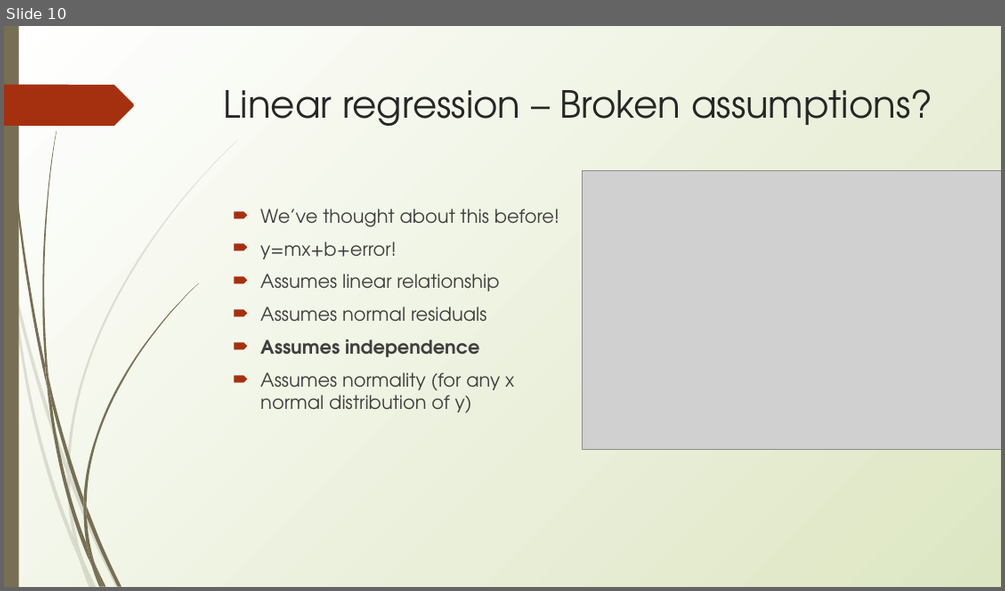
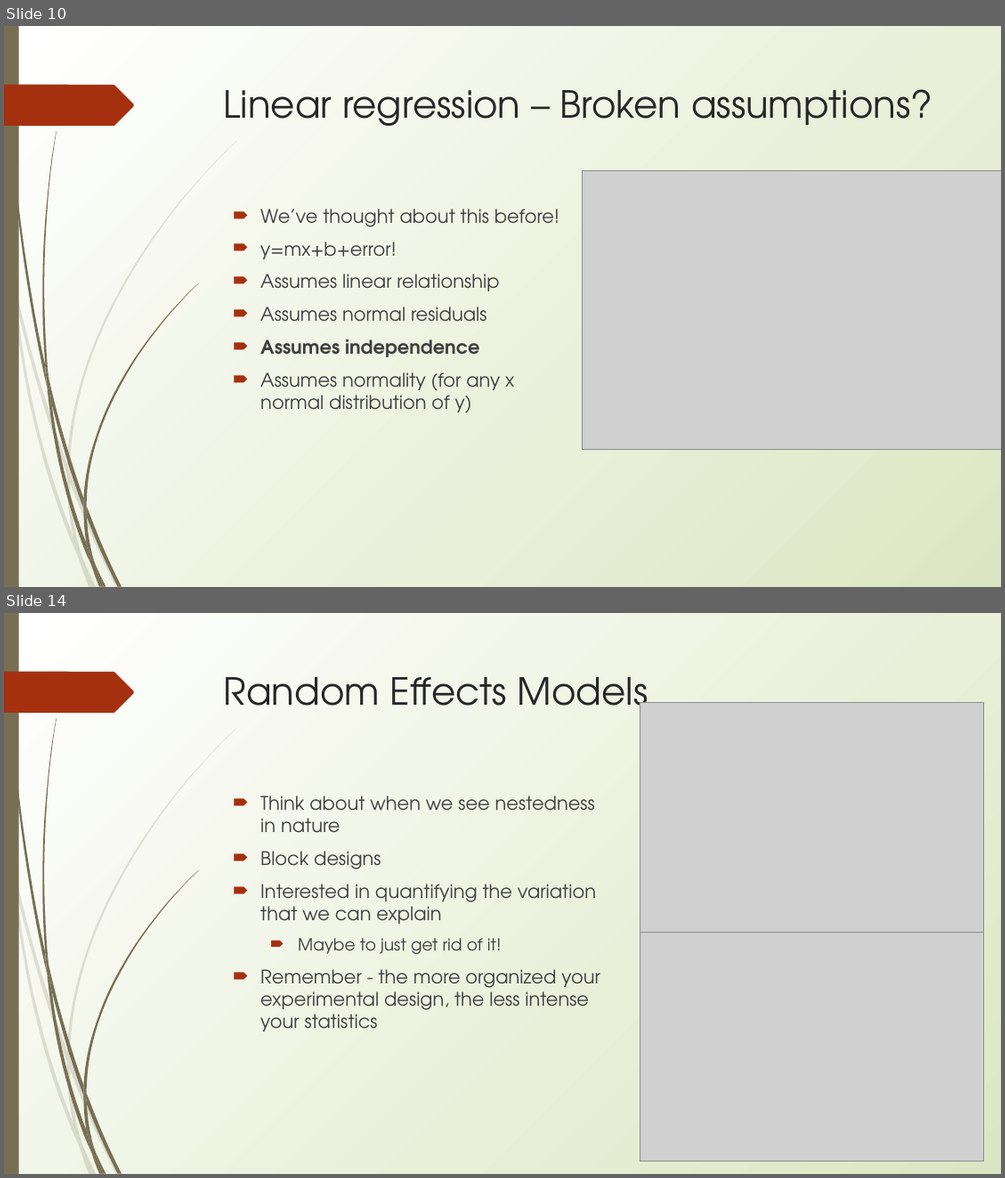
Before and after one commit to erynmcfarlane/GraduateStatsClass, a slide deck: Lecture6.pptx. Shown one above the other, each under a label of ours: slide 10 before the commit, slides 10 and 14 after it; the slides between them are not shown. The pictures are 1005x591 and 1005x1178 pixels, drawn with LibreOffice and Linux fonts; fonts in the diff are those of the drawing; grey boxes stand for pictures. Boxes give left, top, right and bottom in pixels: in the first picture for what was removed or moved away, otherwise in the second. Text is boxed around its words. In the diff, an @@ line names an element or a change of style, - is before the commit and + after.

```diff
--- a/Lecture6.pptx
+++ b/Lecture6.pptx
@@ slide 14 added at [4,613,1001,1174], background gradient #FFFFFF to #DDE6C3; not listed: 24 template elements that a slide beside it also shows @@
@@ title added at [224,677,648,722], 36 pt, text #262626 @@
+Random Effects Models
@@ picture added at [639,703,984,933] @@
@@ text added at [260,795,600,1031], 18 pt, text #3F3F3F @@
+🠶 Think about when we see nestedness in nature
+🠶 Block designs
+🠶 Interested in quantifying the variation that we can explain
+  🠶 Maybe to just get rid of it!
+🠶 Remember - the more organized your experimental design, the less intense your statistics
@@ picture added at [639,932,984,1161] @@
```
Also in this commit, not shown: 1 slide changed, 4 other slides added.
